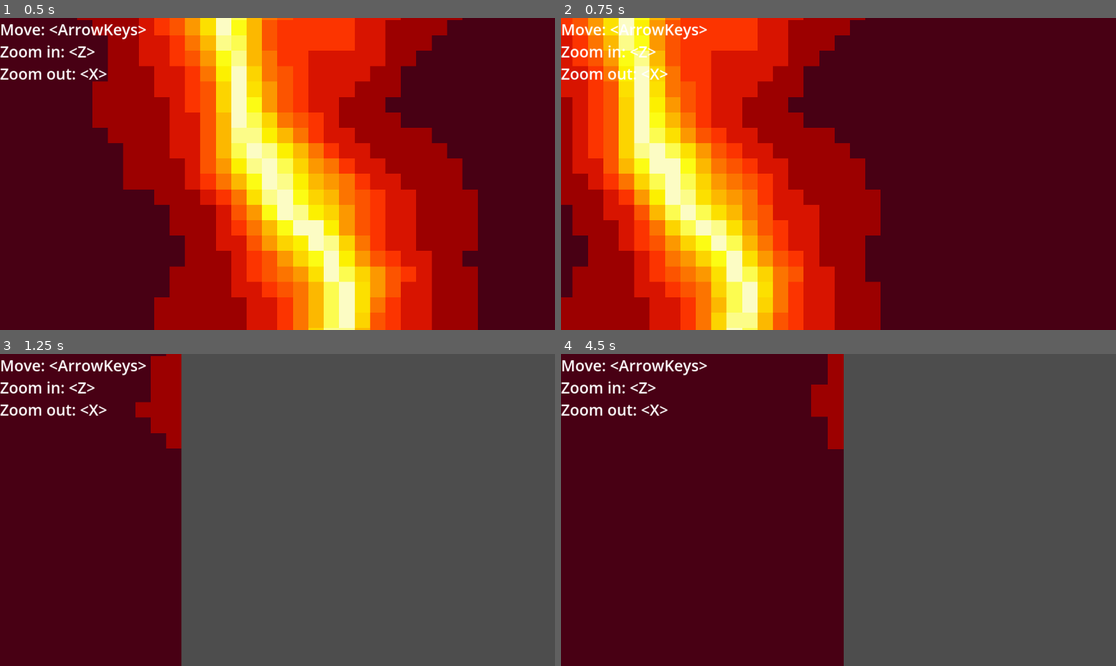
Above: before the commit, frames 1-4 (two rows, left to right).
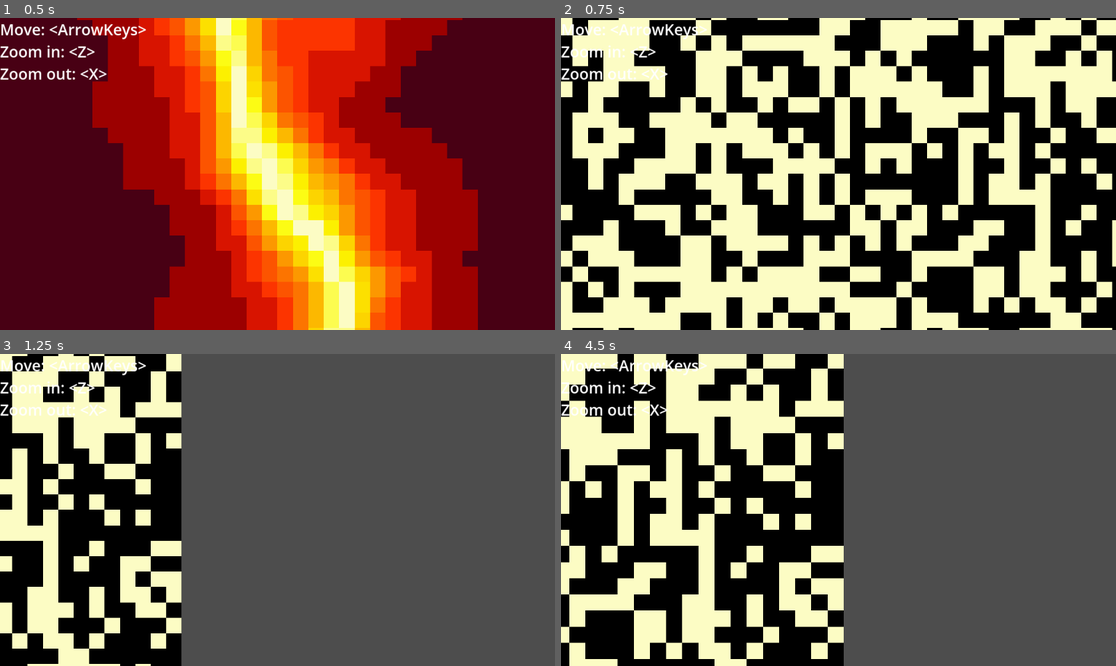
Above: after the commit, the same moments.

Repository: bingecraft-net/sandbox
Game: Godot game, scene res://scenes/game.tscn
Two runs of this game, one before a commit and one after it. Both use one fixed random seed, a clock stepped at 60 frames per second and the inputs below.
Inputs:
- Up to frame 1 (0.5 s): no input
- Up to frame 2 (0.75 s): hold Right (ui_right) from 0.53 s (still down); tap C (toggle mode, bound only after the commit) at 0.6 s
- Up to frame 3 (1.25 s): keep holding Right (ui_right)
- Up to frame 4 (4.5 s): release Right (ui_right) at 1.28 s; hold Down (ui_down) 1.28-2.03 s; tap Z (zoom in) at 1.35, 4.35 s; tap C (toggle mode, bound only after the commit) at 1.55, 2.3, 2.85, 3.6 s; hold Right (ui_right) 2.03-2.78 s; tap X (zoom out) at 2.1 s; tap Enter at 2.75 s; hold Up (ui_up) 2.78-3.53 s; tap Space at 3.5 s; hold Left (ui_left) from 3.53 s (still down)

Frame 1 is identical in both runs. In frame 2, 99% of the frame differs, in the area x 0-100%, y 0-100%; in frame 3, 32%; in frame 4, 50%.

Commit message:
add mass visualizer mode

Diff:
--- a/project.godot
+++ b/project.godot
@@ -35,6 +35,11 @@
 "events": [Object(InputEventKey,"resource_local_to_scene":false,"resource_name":"","device":-1,"window_id":0,"alt_press …(192 unchanged characters)…
 ]
 }
+"toggle mode"={
+"deadzone": 0.2,
+"events": [Object(InputEventKey,"resource_local_to_scene":false,"resource_name":"","device":-1,"window_id":0,"alt_pressed":false,"shift_pressed":false,"ctrl_pressed":false,"meta_pressed":false,"pressed":false,"keycode":0,"physical_keycode":67,"key_label":0,"unicode":99,"location":0,"echo":false,"script":null)
+]
+}
 
 [physics]
 
--- a/scenes/cell.gd
+++ b/scenes/cell.gd
@@ -8,21 +8,29 @@
 
 var elapsed = 0
 var mass = Array()
+var mode = false
 
 # Called when the node enters the scene tree for the first time.
 func _ready() -> void:
 	for x in range(grid_size):
 		mass.push_back([])
 		for y in range(grid_size):
-			mass[x].push_back(randf())
+			mass[x].push_back(0 if randf() < 0.5 else 1)
 
 func _process(delta: float) -> void:
 	elapsed += delta
 	for x in range(grid_size):
 		for y in range(grid_size):
-			var a = noise.get_noise_3d(x + offset.x, y + offset.y, elapsed)
-			var fx = atan(a * 24)
-			var gx = cos(fx)
-			var magnitude = 16 * gx
-			var atlas_coords = floor(magnitude) * Vector2i.RIGHT
-			map.set_cell(Vector2i(x, y), 0, atlas_coords)
+			var magnitude = 0.
+			if mode:
+				magnitude = 15 * mass[x][y]
+			else:
+				var a = noise.get_noise_3d(x + offset.x, y + offset.y, elapsed)
+				var fx = atan(a * 24)
+				var gx = cos(fx)
+				magnitude = 16 * gx
+			map.set_cell(Vector2i(x, y), 0, floor(magnitude) * Vector2i.RIGHT)
+
+
+func _on_node_2d_character_on_mode_change() -> void:
+	mode = not mode
--- a/scenes/character.gd
+++ b/scenes/character.gd
@@ -5,6 +5,7 @@
 @onready var character_body: CharacterBody2D = $CharacterBody2D
 @onready var camera: Camera2D = $Camera2D
 
+signal on_mode_change
 
 # Called every frame. 'delta' is the elapsed time since the previous frame.
 func _process(delta: float) -> void:
@@ -15,6 +16,9 @@
 	var zoom = Input.get_axis("zoom out", "zoom in")
 	camera.zoom *= pow(2, delta * zoom)
 
+	if Input.is_action_just_pressed("toggle mode"):
+		on_mode_change.emit()
+
 
 func _physics_process(delta: float) -> void:
 	camera.position = character_body.position
--- a/scenes/game.gd
+++ b/scenes/game.gd
@@ -3,15 +3,11 @@
 @export var noise: FastNoiseLite = FastNoiseLite.new()
 @export var grid_size: int = 64
 
-@onready var cells: Node2D = $Cells
-
-var cell_fab = load("res://scenes/cell.tscn")
+@onready var cell: Node2D = $Cell
 
 # Called when the node enters the scene tree for the first time.
 func _ready() -> void:
-	var cell = cell_fab.instantiate()
 	cell.noise = noise
 	cell.grid_size = grid_size
 	cell.offset = Vector2i.ONE * grid_size / -2
 	cell.position = Vector2i.ONE * grid_size * 16 / -2
-	cells.add_child(cell)
--- a/scenes/game.tscn
+++ b/scenes/game.tscn
@@ -1,6 +1,7 @@
 [gd_scene format=3 uid="uid://bqp6ijn2rfoyq"]
 
 [ext_resource type="Script" uid="uid://bc2impsn4s5r3" path="res://scenes/game.gd" id="1_e2o6t"]
+[ext_resource type="PackedScene" uid="uid://7ilqwtgr43ip" path="res://scenes/cell.tscn" id="2_lbhrr"]
 [ext_resource type="PackedScene" uid="uid://1b62wt0iucbm" path="res://scenes/character.tscn" id="2_lnu2h"]
 
 [sub_resource type="FastNoiseLite" id="FastNoiseLite_0e48y"]
@@ -9,6 +10,8 @@
 script = ExtResource("1_e2o6t")
 noise = SubResource("FastNoiseLite_0e48y")
 
-[node name="Cells" type="Node2D" parent="." unique_id=728613303]
+[node name="Cell" parent="." unique_id=336837038 instance=ExtResource("2_lbhrr")]
 
 [node name="Node2D_Character" parent="." unique_id=1530174143 instance=ExtResource("2_lnu2h")]
+
+[connection signal="on_mode_change" from="Node2D_Character" to="Cell" method="_on_node_2d_character_on_mode_change"]
